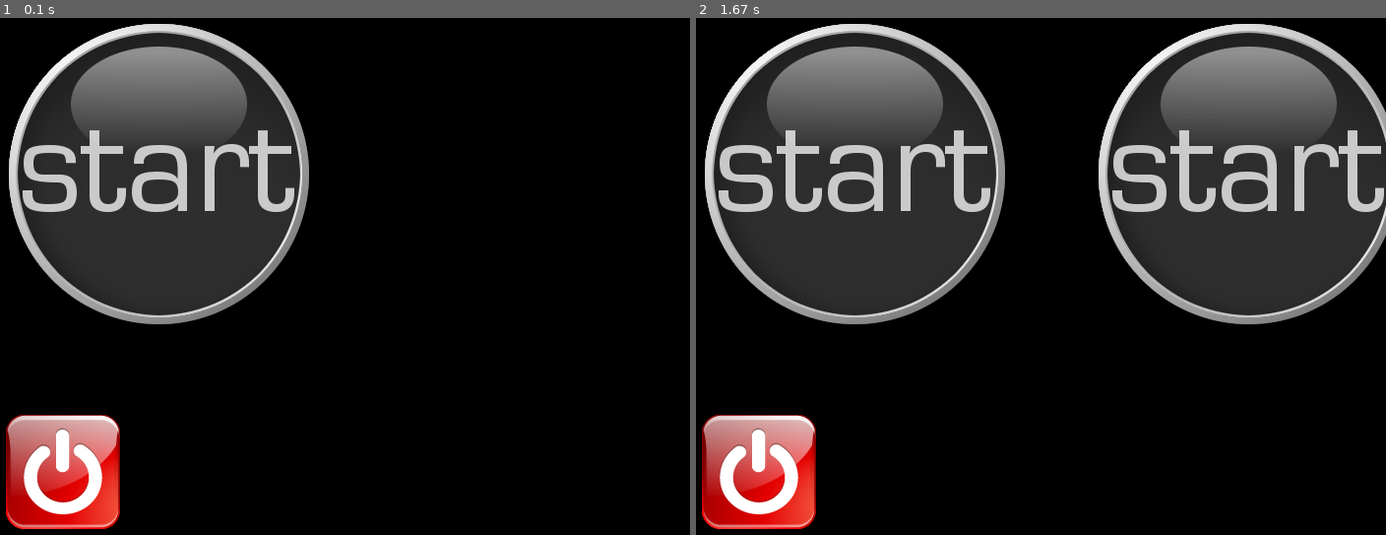
Above: before the commit, frames 1-2 (left to right).
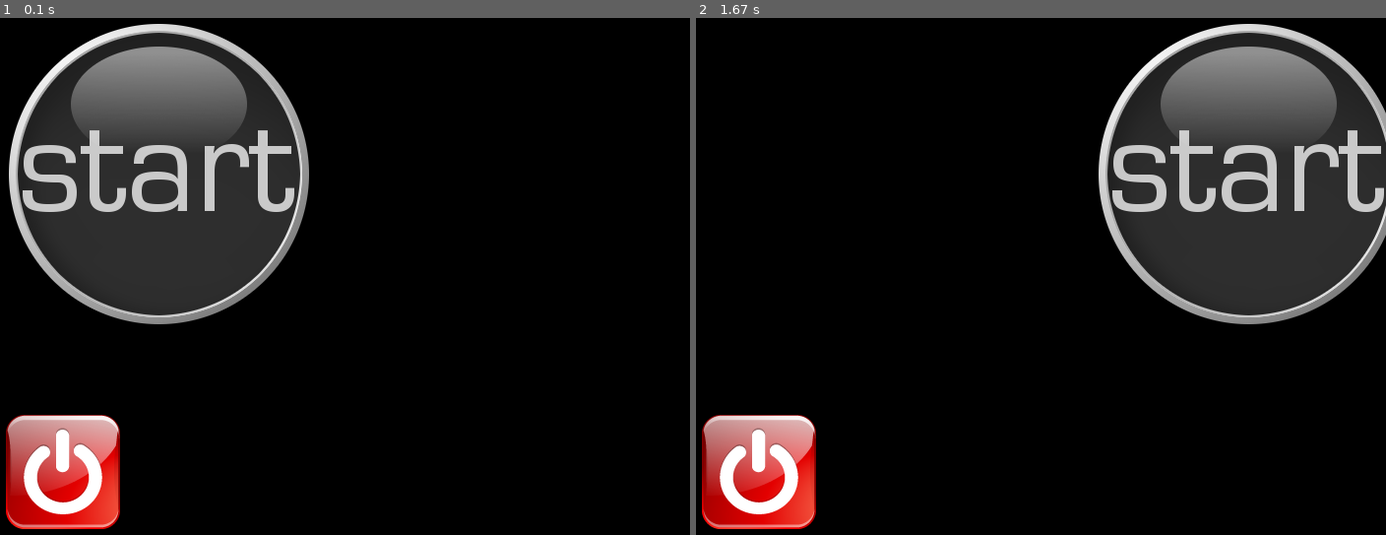
Above: after the commit, the same moments.

Repository: mosterann/pygame-the-game
Game: pygame game, started from src/main.py
The game is run twice, just before and just after one commit, with the same random seed, the same clock (stepped at 60 frames per second) and the same inputs.
Inputs:
- Up to frame 1 (0.1 s): no input
- Up to frame 2 (1.67 s): hold Down 0.33-0.8 s

The runs differ from the first frame. In frame 1, 0.1% of the frame differs, in the area x 0-45%, y 1-99%; in frame 2, 20%, in the area x 0-100%, y 1-99%.

Commit message:
Deleted stray spaces and tabs in most files & Render

Diff:
--- a/src/Button.py
+++ b/src/Button.py
@@ -15,7 +15,6 @@
     image_surf = 0
     image_rect = 0
 
-
     def __init__(self, image_path, x_pos, y_pos, width, height):
         self.image_path = image_path
         self.x_pos = x_pos
@@ -23,8 +22,6 @@
         self.width = width
         self.height = height
         self.image_surf = pygame.image.load(image_path)
-
-
 
     def get_x_pos(self):
         return self.x_pos
--- a/src/GameEngine.py
+++ b/src/GameEngine.py
@@ -19,7 +19,6 @@
             current_state = game
         elif(str_state == "menu"):
             current_state = menu
-
 
     def game_loop(self):
 
@@ -52,13 +51,10 @@
             #update all - TODO
 
         def render_all():
+            screen.fill(background_colour) #Background colour
             current_state.render(screen)
             #Update the screen
             pygame.display.flip()
-
-
-
-
 
         #Main gameloop
         while running:
--- a/src/GameState.py
+++ b/src/GameState.py
@@ -6,7 +6,6 @@
 class GameState:
 
     running = False
-
 
     def handle_keyevents(self, event):
         # TODO
--- a/src/Menu.py
+++ b/src/Menu.py
@@ -15,7 +15,6 @@
             if(event.key == 274):
                 self.button_list[0].set_x_pos(500)
 
-
     def update(self):
         # TODO
         x = 1
